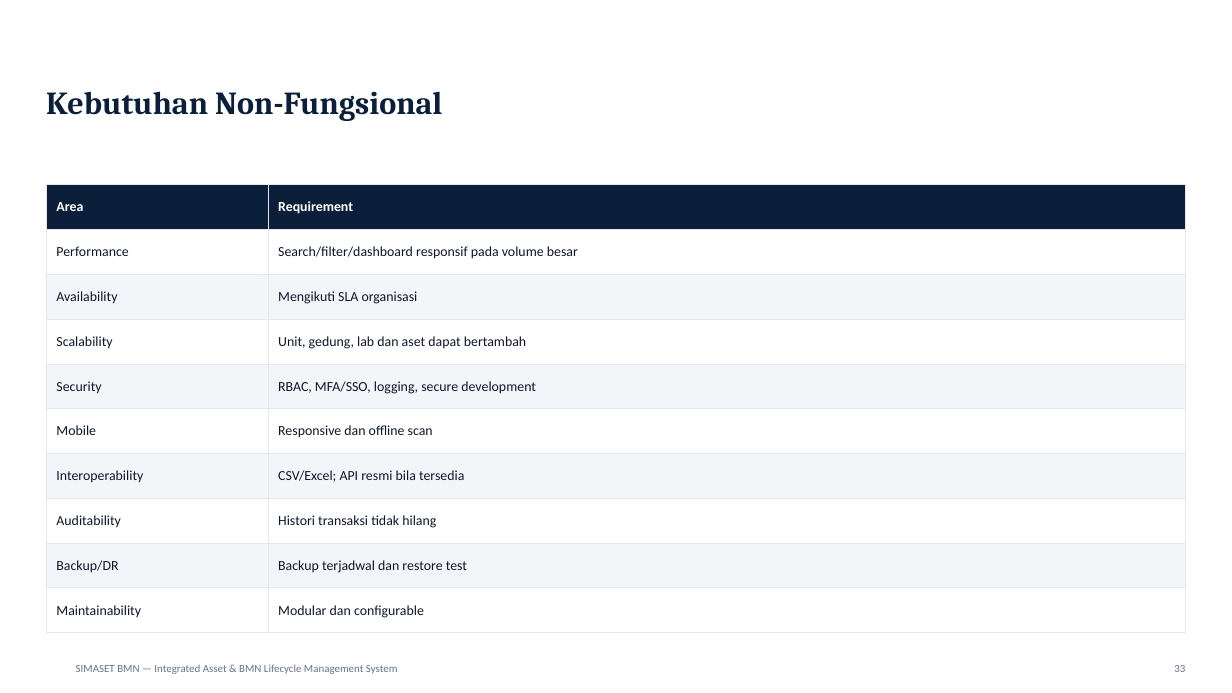
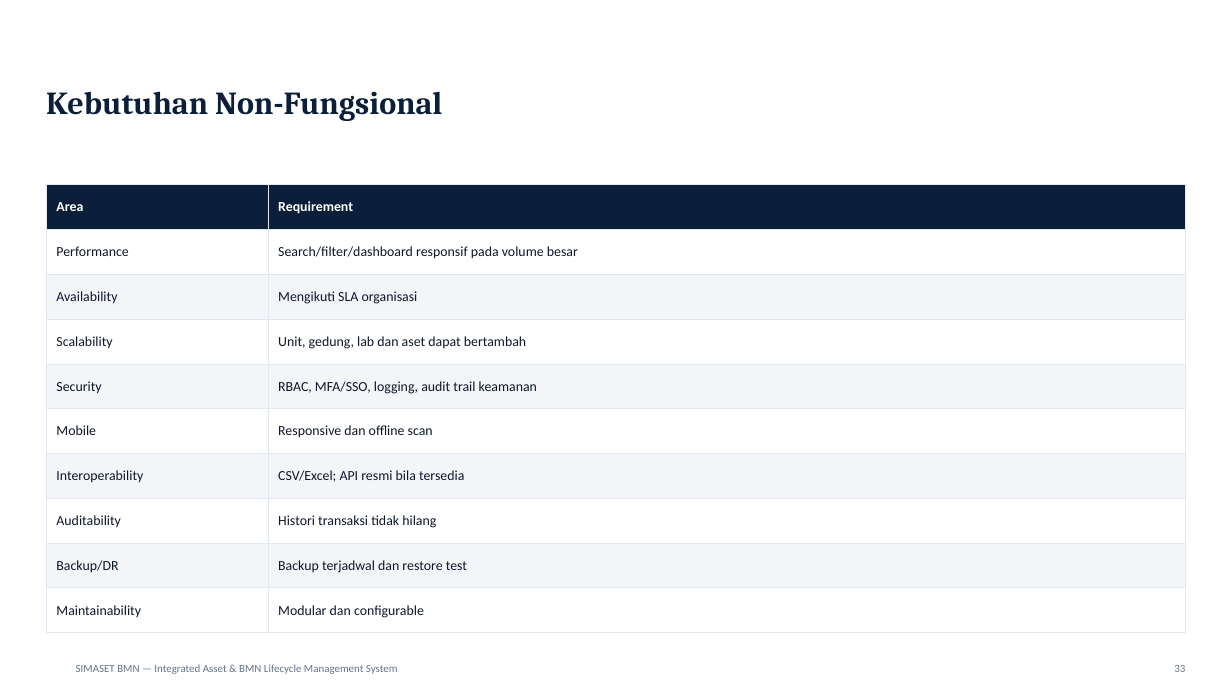
Before and after one commit to DrOsmond-STU/asetmanajemen, a slide deck: slide 34 of docs/SIMASET-BMN-Presentasi.pptx. Drawn at 1232x693 pixels with LibreOffice and Linux fonts; fonts in the diff are those of the drawing; background and template pictures are left out. Boxes give left, top, right and bottom in pixels: in the first picture for what was removed or moved away, otherwise in the second. Text is boxed around its words. In the diff, an @@ line names an element or a change of style, - is before the commit and + after.

```diff
--- a/docs/SIMASET-BMN-Presentasi.pptx
+++ b/docs/SIMASET-BMN-Presentasi.pptx
@@ table at (46, 185, 1186, 633) @@
-row 5, column 2: RBAC, MFA/SSO, logging, secure development
+row 5, column 2: RBAC, MFA/SSO, logging, audit trail keamanan
```
Also in this commit, not shown: 22 other slides changed, 4 other files.
